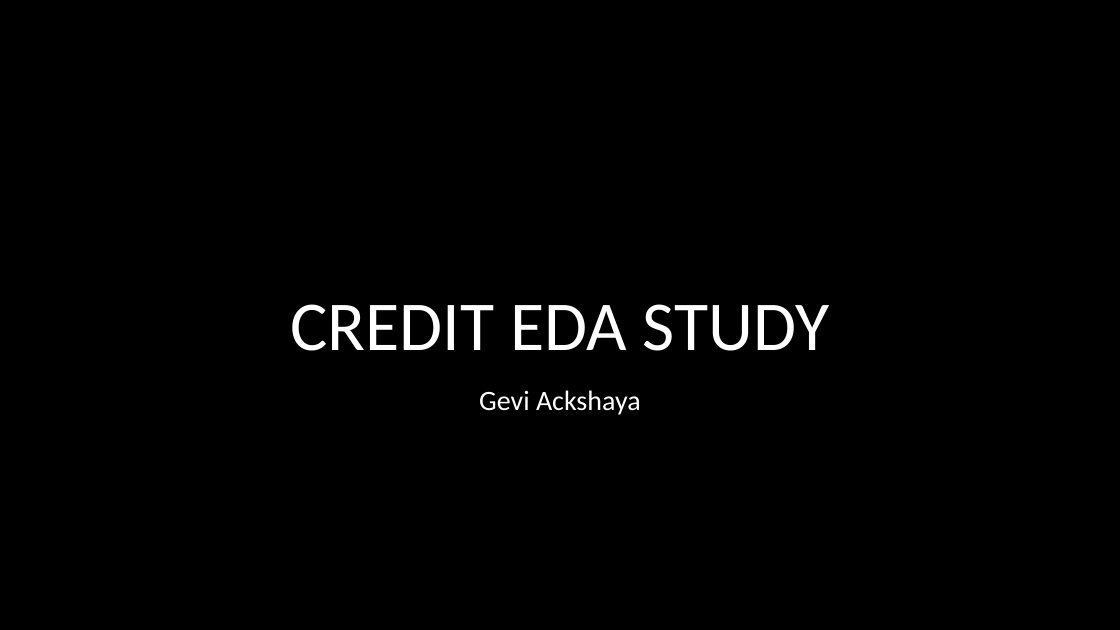
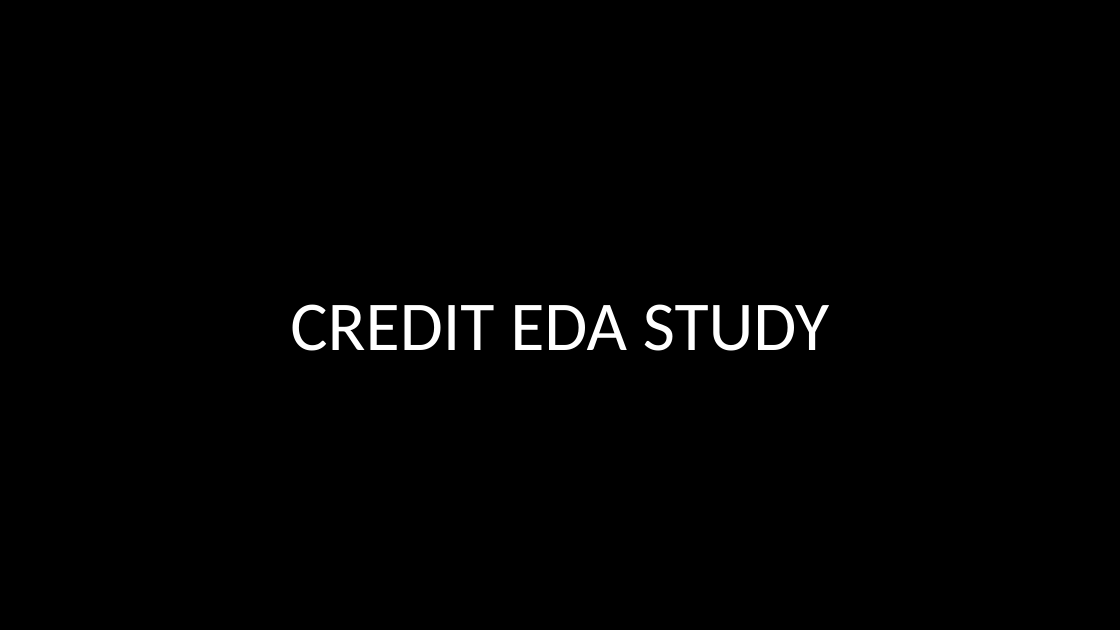
Before and after one commit to Nitigya1/Python-Visualization, a slide deck: slide 1 of CREDIT EDA STUDY.pptx. Drawn at 1120x630 pixels with LibreOffice and Linux fonts; fonts in the diff are those of the drawing; background and template pictures are left out. Boxes give left, top, right and bottom in pixels: in the first picture for what was removed or moved away, otherwise in the second. Text is boxed around its words. In the diff, an @@ line names an element or a change of style, - is before the commit and + after.

Commit message:
Python Visualization

```diff
--- a/CREDIT EDA STUDY.pptx
+++ b/CREDIT EDA STUDY.pptx
@@ subtitle removed at (479, 390, 641, 415) @@
-Gevi Ackshaya
```
